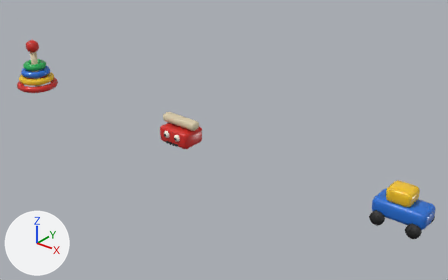
Before and after pictures for a commit that changed the glTF model app/src/scenes/threshold/assets/z2_toy_prop_pack/model.glb.
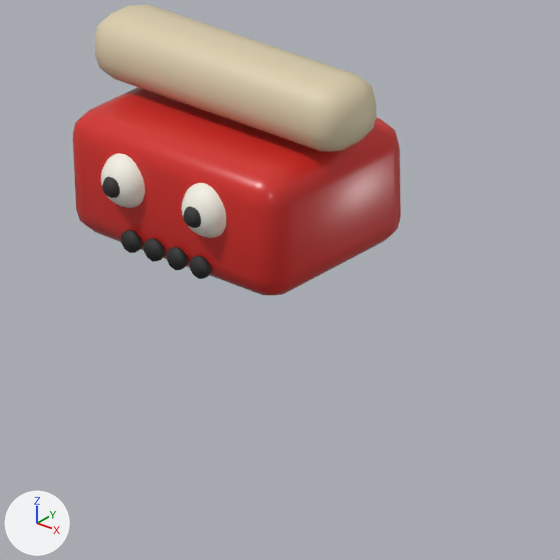
Old and new are each drawn from a camera (50 mm lens) standing at (14.605, -3.864, 2.587) and looking at (11.356, 0.198, 0.068) and again close up on the part from 34% to 50% of the width and 40% to 65% of the height. The lights are fixed; the arrows at lower left show +X, +Y and +Z. The first two pictures are the older version. Where no turn or scale is listed for an object, it has been applied to the vertices. Vertices at exactly the same position are counted once.

The older version as bpy lines, for what is in view:
```python
ob_toy_phone_dial_hole = bpy.data.objects.new('toy_phone_dial_hole', me_cylinder_019)
ob_toy_phone_dial_hole.location = (10.945, -0.128, 0.045)
ob_toy_phone_dial_hole_001 = bpy.data.objects.new('toy_phone_dial_hole.001', me_cylinder_020)
ob_toy_phone_dial_hole_001.location = (10.982, -0.128, 0.045)
ob_toy_phone_dial_hole_002 = bpy.data.objects.new('toy_phone_dial_hole.002', me_cylinder_021)
ob_toy_phone_dial_hole_002.location = (11.019, -0.128, 0.045)
ob_toy_phone_dial_hole_003 = bpy.data.objects.new('toy_phone_dial_hole.003', me_cylinder_022)
ob_toy_phone_dial_hole_003.location = (11.056, -0.128, 0.045)
ob_toy_phone_eye = bpy.data.objects.new('toy_phone_eye', me_sphere_014)
ob_toy_phone_eye.location = (0.0, 0.0, 0.0)
# also in view: 'toy_phone_base' at (11.0, 0.0, 0.1); 'toy_phone_eye.001' at (11.065, -0.115, 0.12); 'toy_phone_receiver' at (11.0, 0.0, 0.23)
```
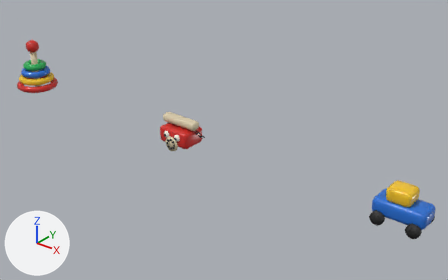
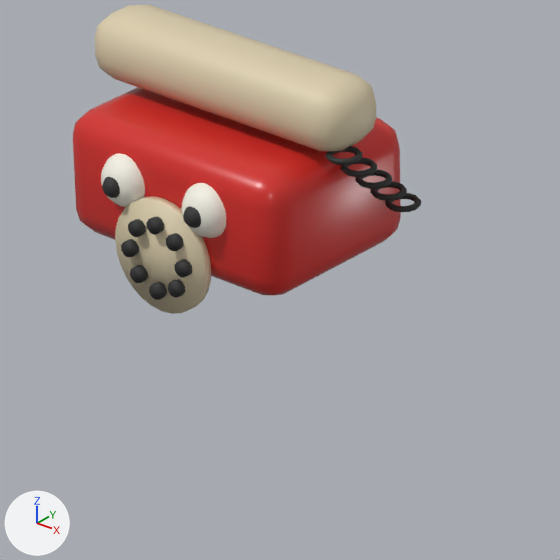
Pixel boxes [x1, y1, x2, y2] of what changed, in the close-ups (560 x 560 px):
'toy_phone_rotary_dial', added (beige)
    after: [115, 196, 211, 314]
'toy_phone_dial_hole.003', moved, rescaled (14% narrower, 21% shorter)
    before: [190, 256, 211, 279]
    after: [128, 219, 146, 237]
'toy_phone_dial_hole.002', moved, rescaled
    before: [166, 247, 188, 270]
    after: [146, 216, 164, 235]
'toy_phone_dial_hole.001', moved, rescaled
    before: [144, 238, 165, 262]
    after: [166, 233, 184, 251]
'toy_phone_dial_hole', moved, rescaled
    before: [121, 230, 142, 253]
    after: [175, 259, 192, 277]
'toy_phone_cord_loop', added
    after: [325, 146, 363, 165]
'toy_phone_cord_loop.001', added
    after: [341, 158, 377, 177]
'toy_phone_cord_loop.002', added
    after: [356, 170, 392, 189]
'toy_phone_cord_loop.003', added
    after: [370, 181, 407, 201]
'toy_phone_cord_loop.004', added
    after: [385, 193, 421, 212]
'toy_phone_dial_hole.004', added
    after: [121, 239, 139, 257]
'toy_phone_dial_hole.006', added
    after: [149, 282, 167, 300]
'toy_phone_dial_hole.005', added
    after: [130, 265, 148, 283]
'toy_phone_dial_hole.007', added
    after: [168, 279, 185, 298]

What changed in the scene script:
```text
Change me_cylinder_019:
    remove me_cylinder_019.from_pydata(...)  # 20 vertices, 36 faces; spans x -0.0133..0.0133, y -0.004..0.004, z -0.014..0.014
    add me_cylinder_019.from_pydata(...)  # 20 vertices, 36 faces; spans x -0.0095..0.0095, y -0.007..0.007, z -0.01..0.01
    me_cylinder_019 part 1: the whole mesh is scaled about its middle by (0.714, 1.75, 0.714)
Change me_cylinder_020:
    remove me_cylinder_020.from_pydata(...)  # 20 vertices, 36 faces; spans x -0.0133..0.0133, y -0.004..0.004, z -0.014..0.014
    add me_cylinder_020.from_pydata(...)  # 20 vertices, 36 faces; spans x -0.0095..0.0095, y -0.007..0.007, z -0.01..0.01
    me_cylinder_020 part 2: the whole mesh is scaled about its middle by (0.714, 1.75, 0.714)
Change me_cylinder_021:
    remove me_cylinder_021.from_pydata(...)  # 20 vertices, 36 faces; spans x -0.0133..0.0133, y -0.004..0.004, z -0.014..0.014
    add me_cylinder_021.from_pydata(...)  # 20 vertices, 36 faces; spans x -0.0095..0.0095, y -0.007..0.007, z -0.01..0.01
    me_cylinder_021 part 3: the whole mesh is scaled about its middle by (0.714, 1.75, 0.714)
Change me_cylinder_022:
    remove me_cylinder_022.from_pydata(...)  # 20 vertices, 36 faces; spans x -0.0133..0.0133, y -0.004..0.004, z -0.014..0.014
    add me_cylinder_022.from_pydata(...)  # 20 vertices, 36 faces; spans x -0.0095..0.0095, y -0.007..0.007, z -0.01..0.01
    me_cylinder_022 part 4: the whole mesh is scaled about its middle by (0.714, 1.75, 0.714)
Change ob_toy_phone_dial_hole:
    ob_toy_phone_dial_hole.location: (10.945, -0.128, 0.045) -> (11.043, -0.141, 0.045)
Change ob_toy_phone_dial_hole_001:
    ob_toy_phone_dial_hole_001.location: (10.982, -0.128, 0.045) -> (11.03, -0.141, 0.075)
Change ob_toy_phone_dial_hole_002:
    ob_toy_phone_dial_hole_002.location: (11.019, -0.128, 0.045) -> (11.0, -0.141, 0.088)
Change ob_toy_phone_dial_hole_003:
    ob_toy_phone_dial_hole_003.location: (11.056, -0.128, 0.045) -> (10.97, -0.141, 0.075)
Add ob_toy_phone_rotary_dial:
    ob_toy_phone_rotary_dial = bpy.data.objects.new('toy_phone_rotary_dial', me_cylinder_019_1)  # a 28-sided cylinder along y spanning x -0.072..0.072, y -0.006..0.006, z -0.072..0.072; in mat_aged_cream_plastic (beige #ddcead)
    ob_toy_phone_rotary_dial.location = (11.0, -0.132, 0.045)
Add ob_toy_phone_dial_hole_007:
    ob_toy_phone_dial_hole_007 = bpy.data.objects.new('toy_phone_dial_hole.007', me_cylinder_027_1)  # a 10-sided cylinder along y spanning x -0.0095..0.0095, y -0.007..0.007, z -0.01..0.01; in mat_toy_dark_detail (black #2c2c2c)
    ob_toy_phone_dial_hole_007.location = (11.03, -0.141, 0.015)
Add ob_toy_phone_dial_hole_006:
    ob_toy_phone_dial_hole_006 = bpy.data.objects.new('toy_phone_dial_hole.006', me_cylinder_027_1.copy())
    ob_toy_phone_dial_hole_006.location = (11.0, -0.141, 0.002)
Add ob_toy_phone_dial_hole_005:
    ob_toy_phone_dial_hole_005 = bpy.data.objects.new('toy_phone_dial_hole.005', me_cylinder_027_1.copy())
    ob_toy_phone_dial_hole_005.location = (10.97, -0.141, 0.015)
Add ob_toy_phone_dial_hole_004:
    ob_toy_phone_dial_hole_004 = bpy.data.objects.new('toy_phone_dial_hole.004', me_cylinder_027_1.copy())
    ob_toy_phone_dial_hole_004.location = (10.957, -0.141, 0.045)
Add ob_toy_phone_cord_loop_004:
    ob_toy_phone_cord_loop_004 = bpy.data.objects.new('toy_phone_cord_loop.004', me_torus_008)  # 70 vertices, 140 faces; spans x -0.022..0.022, y -0.0214..0.0214, z -0.0038..0.0038; in mat_toy_dark_detail (black #2c2c2c)
    ob_toy_phone_cord_loop_004.location = (11.19, 0.084, 0.09)
Add ob_toy_phone_cord_loop_003:
    ob_toy_phone_cord_loop_003 = bpy.data.objects.new('toy_phone_cord_loop.003', me_torus_008.copy())
    ob_toy_phone_cord_loop_003.location = (11.19, 0.058, 0.115)
Add ob_toy_phone_cord_loop_002:
    ob_toy_phone_cord_loop_002 = bpy.data.objects.new('toy_phone_cord_loop.002', me_torus_008.copy())
    ob_toy_phone_cord_loop_002.location = (11.19, 0.032, 0.14)
Add ob_toy_phone_cord_loop_001:
    ob_toy_phone_cord_loop_001 = bpy.data.objects.new('toy_phone_cord_loop.001', me_torus_008.copy())
    ob_toy_phone_cord_loop_001.location = (11.19, 0.006, 0.165)
Add ob_toy_phone_cord_loop:
    ob_toy_phone_cord_loop = bpy.data.objects.new('toy_phone_cord_loop', me_torus_008.copy())
    ob_toy_phone_cord_loop.location = (11.19, -0.02, 0.19)
```
